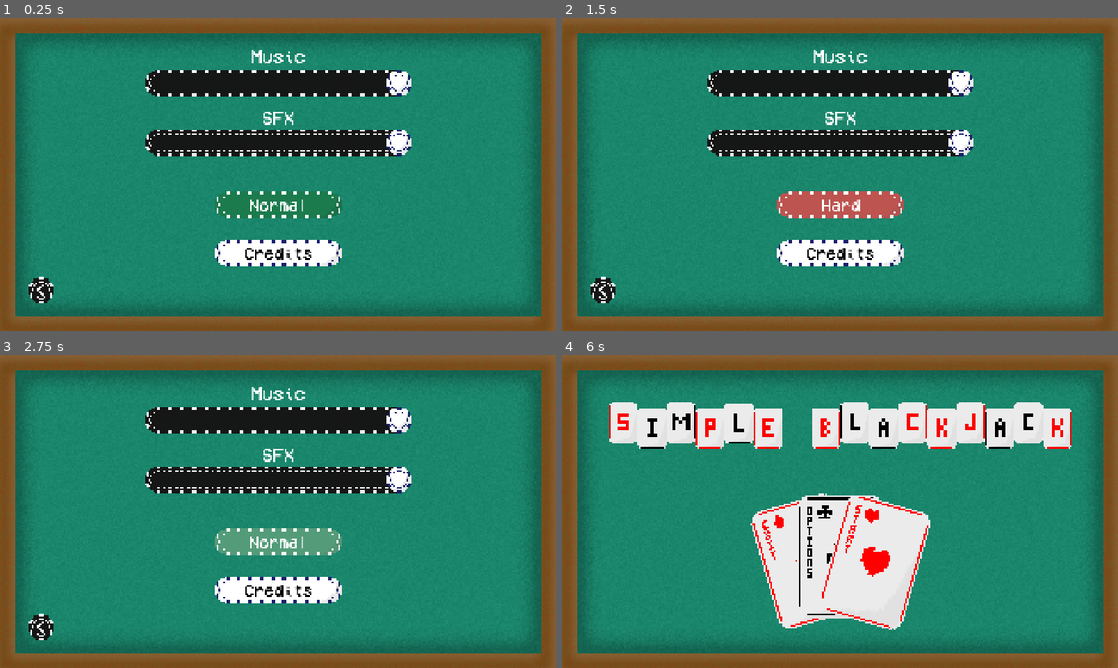
Above: before the commit, frames 1-4 (two rows, left to right).
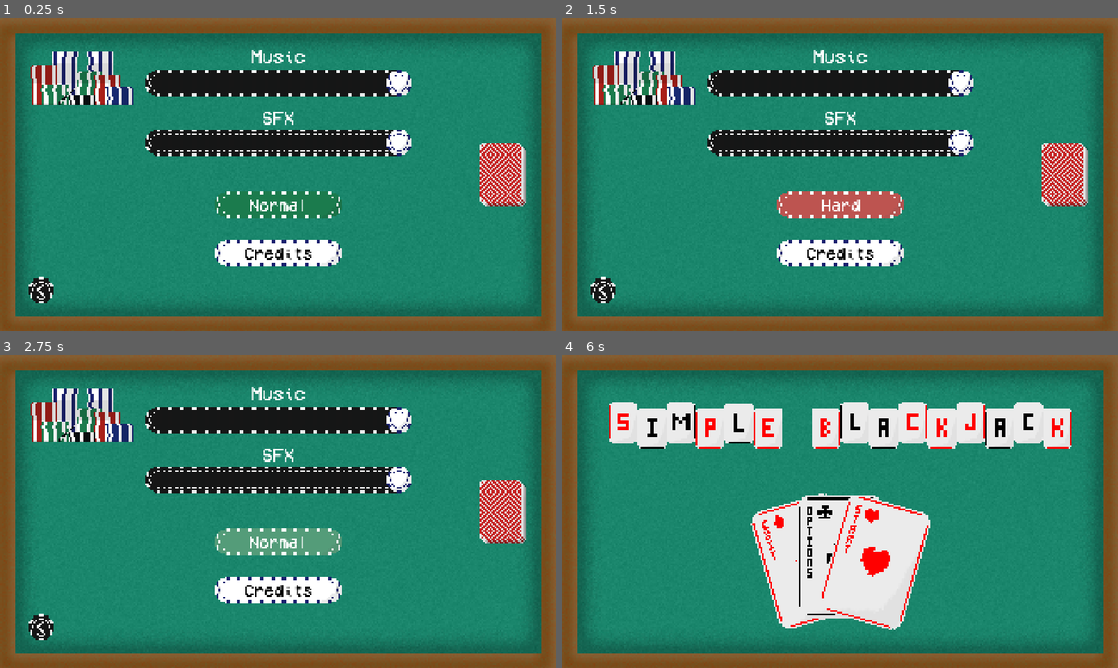
Above: after the commit, the same moments.

Repository: 7itanium/Simple-Blackjack
Game: Godot game, scene res://Scenes/options.tscn
Same seed, same stepped clock (60 frames per second), same inputs: the game is played once before the commit and once after it. This scene is started directly instead of the project's main scene.
Inputs (mouse positions are in pixels of both pictures, inside the frame that each line leads up to):
- Up to frame 1 (0.25 s): no input
- Up to frame 2 (1.5 s): click "Credits" at 0.5 s; click "Normal" at 1.25 s
- Up to frame 3 (2.75 s): click "Hard" at 2 s
- Up to frame 4 (6 s): click "Normal" at 2.75 s; click "Hard" at 3.5 s; click "Normal" at 4.25 s; click "Hard" at 5 s; click (600, 627) at 5.75 s

The runs differ from the first frame. In frame 1, 4.2% of the frame differs, in the area x 5-95%, y 10-61%; in frame 2, 4.2%; in frame 3, 4.2%; in frame 4, less than 0.1%.

Commit message:
Title Screen Update

Diff:
--- /dev/null
+++ b/Scenes/credits.tscn
@@ -0,0 +1,138 @@
+[gd_scene load_steps=6 format=3 uid="uid://bhd2votc5oejt"]
+
+[ext_resource type="Texture2D" uid="uid://cxd1l5t5ou1iq" path="res://Sprites/Table.png" id="1_xelri"]
+[ext_resource type="AudioStream" uid="uid://d3o5077usji22" path="res://Sounds/SFX/card.mp3" id="2_uah1q"]
+[ext_resource type="AudioStream" uid="uid://b6cjku77mqcqs" path="res://Sounds/SFX/chip_pile.mp3" id="3_7emq5"]
+[ext_resource type="AudioStream" uid="uid://7pdahvvw1j1j" path="res://Sounds/SFX/chip_add.mp3" id="4_803yc"]
+[ext_resource type="FontFile" uid="uid://c07ulqlky4b6c" path="res://Fonts/VCR.ttf" id="5_1wbrc"]
+
+[node name="Credits" type="Node2D"]
+z_index = 4096
+z_as_relative = false
+
+[node name="Back Ground" type="Node" parent="."]
+
+[node name="Felt" type="Sprite2D" parent="Back Ground"]
+z_index = 202
+z_as_relative = false
+texture = ExtResource("1_xelri")
+
+[node name="FlipSound" type="AudioStreamPlayer2D" parent="Back Ground"]
+stream = ExtResource("2_uah1q")
+volume_db = -5.0
+bus = &"SFX"
+
+[node name="ChipPileSound" type="AudioStreamPlayer2D" parent="Back Ground"]
+stream = ExtResource("3_7emq5")
+bus = &"SFX"
+
+[node name="ChipSound" type="AudioStreamPlayer2D" parent="Back Ground"]
+stream = ExtResource("4_803yc")
+bus = &"SFX"
+
+[node name="Art" type="Label" parent="."]
+z_index = 110
+anchors_preset = -1
+anchor_left = -0.0575625
+anchor_top = 0.153
+anchor_right = 0.0606042
+anchor_bottom = 0.181
+offset_left = -603.0
+offset_right = 603.0
+offset_bottom = 64.0
+theme_override_fonts/font = ExtResource("5_1wbrc")
+theme_override_font_sizes/font_size = 32
+text = "Face Cards - Mylzra
+Chips, Number Cards, & Other - 7itanium"
+horizontal_alignment = 1
+metadata/_edit_use_anchors_ = true
+
+[node name="Art Label" type="Label" parent="Art"]
+z_index = 110
+layout_mode = 1
+anchors_preset = -1
+anchor_left = 0.421227
+anchor_top = -1.03125
+anchor_right = 0.54063
+anchor_bottom = -1.0
+offset_left = -580.0
+offset_right = 626.0
+offset_bottom = 64.0
+theme_override_fonts/font = ExtResource("5_1wbrc")
+theme_override_font_sizes/font_size = 64
+text = "Art"
+horizontal_alignment = 1
+metadata/_edit_use_anchors_ = true
+
+[node name="Sound" type="Label" parent="."]
+z_index = 110
+anchors_preset = -1
+anchor_left = -0.0575625
+anchor_top = 0.153
+anchor_right = 0.0606042
+anchor_bottom = 0.181
+offset_left = -603.0
+offset_top = 200.0
+offset_right = 603.0
+offset_bottom = 264.0
+pivot_offset = Vector2(0, 32)
+theme_override_fonts/font = ExtResource("5_1wbrc")
+theme_override_font_sizes/font_size = 32
+text = "Music - Austin Hardaway
+SFX - 7itanium"
+horizontal_alignment = 1
+metadata/_edit_use_anchors_ = true
+
+[node name="Sound Label" type="Label" parent="Sound"]
+z_index = 110
+layout_mode = 1
+anchors_preset = -1
+anchor_left = 0.440299
+anchor_top = 2.03125
+anchor_right = 0.559702
+anchor_bottom = 2.0625
+offset_left = -603.0
+offset_top = -196.0
+offset_right = 603.0
+offset_bottom = -132.0
+theme_override_fonts/font = ExtResource("5_1wbrc")
+theme_override_font_sizes/font_size = 64
+text = "Sound"
+horizontal_alignment = 1
+metadata/_edit_use_anchors_ = true
+
+[node name="Main" type="Label" parent="."]
+z_index = 110
+anchors_preset = -1
+anchor_left = -0.0575625
+anchor_top = 0.153
+anchor_right = 0.0606042
+anchor_bottom = 0.181
+offset_left = -603.0
+offset_top = -200.0
+offset_right = 603.0
+offset_bottom = -136.0
+pivot_offset = Vector2(0, 32)
+theme_override_fonts/font = ExtResource("5_1wbrc")
+theme_override_font_sizes/font_size = 32
+text = "7itanium"
+horizontal_alignment = 1
+metadata/_edit_use_anchors_ = true
+
+[node name="Main Label" type="Label" parent="Main"]
+z_index = 110
+layout_mode = 1
+anchors_preset = -1
+anchor_left = 0.440299
+anchor_top = 2.03125
+anchor_right = 0.559702
+anchor_bottom = 2.0625
+offset_left = -603.0
+offset_top = -196.0
+offset_right = 603.0
+offset_bottom = -132.0
+theme_override_fonts/font = ExtResource("5_1wbrc")
+theme_override_font_sizes/font_size = 64
+text = "Game Design"
+horizontal_alignment = 1
+metadata/_edit_use_anchors_ = true
--- a/Scenes/options.tscn
+++ b/Scenes/options.tscn
@@ -52,7 +52,6 @@
 metadata/_edit_lock_ = true
 
 [node name="Deck" type="AnimatedSprite2D" parent="Back Ground"]
-visible = false
 z_index = 102
 position = Vector2(775, 0)
 scale = Vector2(3, 3)
@@ -60,7 +59,6 @@
 metadata/_edit_lock_ = true
 
 [node name="DealerChips" type="Sprite2D" parent="Back Ground"]
-visible = false
 z_index = 102
 position = Vector2(-679, -334)
 scale = Vector2(3, 3)
--- a/Scripts/game_manager.gd
+++ b/Scripts/game_manager.gd
@@ -38,6 +38,7 @@
 	bridge_sound.play()
 	standButton.connect("clicked", stand)
 	hitButton.connect("clicked", hit)
+	global.money = 100 - (global.difficulty * 99)
 	getBet()
 
 
Binary file changed: Sprites/Title.png
